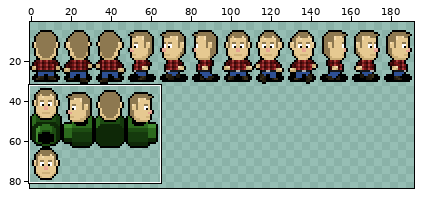
Two versions of one sprite sheet, game/assets/images/players/patrick.png. Above, an overview of the earlier version with the close-up marked.
Close-up. Earlier state:
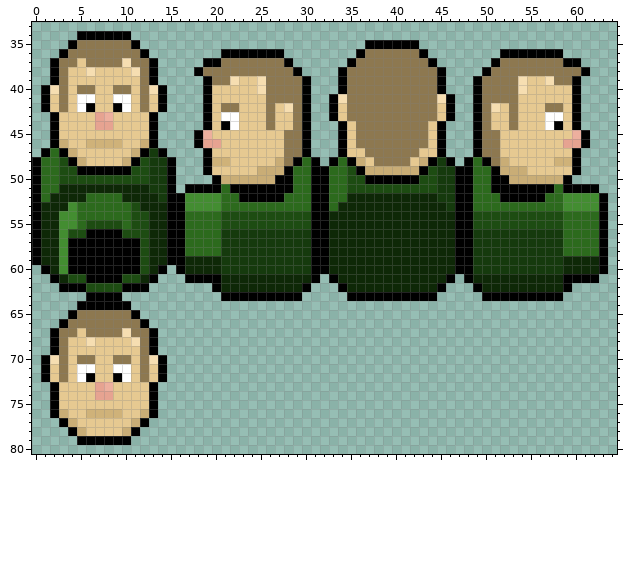
The file is 192x96 pixels. Colours within 5 levels of each other are drawn and written as one. Shown: x 0..64, y 33..80. The wide view leaves out empty margins. The commit also changed other parts of the picture, which this record leaves out.
Once edited:
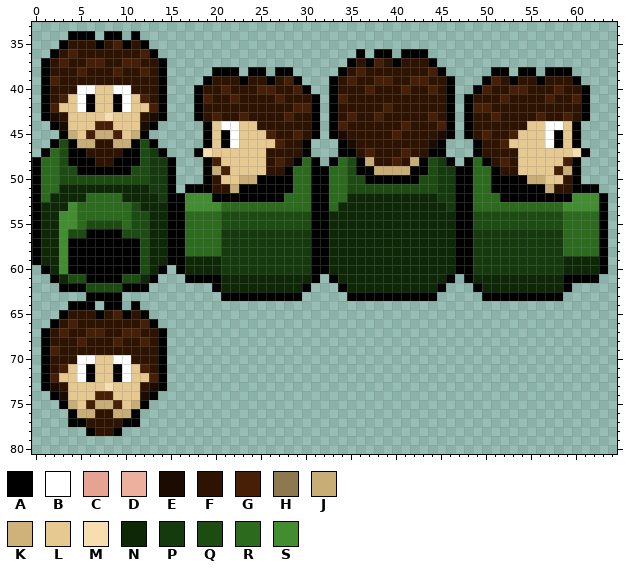
Palette (. is transparent): A #000000  B #ffffff  C #e6a391  D #edaf9e  E #1b0b00  F #2e1301  G #461f06  H #8d7850  J #c9ad76  K #cfb279  L #e6c991  M #f6deb1  N #0e2807  P #153a0d  Q #1d4c12  R #2c6a1d  S #438d31
From old to new:
@@ x 0..64 @@
 33 .................................................................
-34 .....AAAAAA......................................................
-35 ....AHHHHHHA.........................AAAAAA......................
-36 ...AHHHHHHHHA........AAAAAAA........AHHHHHHA........AAAAAAA......
-37 ..AHHLHHHHMHHA.....AAHHHHHHHA......AHHHHHHHHA......AHHHHHHHAA....
-38 ..AHLLMLLLLMHA....AHHHHHHHHHHA....AHHHHHHHHHHA....AHHHHHHHHHHA...
-39 ..AHLLLLLLLLHA.....AHHMLLMHHHHA...AHHHHHHHHHHA...AHHHHMLLMHHA....
-40 .AMHLHHLLHHLHMA....ALLLLLMHHHHA...AHHHHHHHHHHA...AHHHHMLLLLLA....
-41 .ALHLBBLLBBLHLA....ALLLLLLHHHHA..AMHHHHHHHHHHMA..AHHHHLLLLLLA....
-42 .ALHLBALLABLHLA....ALHHLLLHLMHA..ALHHHHHHHHHHLA..AHMLHLLLHHLA....
-43 ..ALLLLCDLLLLA.....ALBBLLLHLLHA..ALHHHHHHHHHHLA..AHLLHLLLBBLA....
-44 ..ALLLLCCLLLLA.....ALABLLLHLLHA...ALHHHHHHHHLA...AHLLHLLLBALA....
-45 ..ALLLLLLLLLLA....ADLLLLLLLLHHA...ALHHHHHHHHLA...AHHLLLLLLLLDA...
-46 ..AJLLKKKKLLJA....ACCLLLLLLLHHA...ALHHHHHHHHLA...AHHLLLLLLLCCA...
-47 .ARAJLLLLLLJAPA....ALLLLLLLLHHA...ALLHHHHHHLLA...AHHLLLLLLLLA....
-48 ARRQAJLLLLJAQPPA...AKKLLLLLJHARA.ARAJLHHHHLJAPA.ARAHJLLLLLKKA....
-49 ARRQQAAAAAAQQPPA...ALLLLLJJJARRAARRQAJJJJJJAQPPAARRAJJJLLLLLA....
-50 ARRQQQQQQQQQQPPA....AJJJJJJAARRAARRQQAAAAAAQQPPAARRAAJJJJJJA.....
-51 ARRNNNNNNNNNNPPA.AAAARAAAAAAARRAARRQQQQQQQQQQPPAARRAAAAAAARAAAA..
-52 ARNNNNRRRRNNNNPAASSSSRRAAAAARRRAARRNNNNNNNNNNPPAARRRAAAAARRSSSSA.
+34 ....AAA.AA.A.....................................................
+35 ...AFFFAFGAFA....................................................
+36 ..AFGFFFFFFFGA......................A.AA.AAA.....................
+37 .AFGFFGGFFGGFFA....................AFAGFAFFFA....................
+38 .AFFFGFFFGFFGFA.....AAA.AA.AA.....AFGFFFFFFFGA.....AA.AA.AAA.....
+39 .AGFFFFFFFFFFFA....AFFFAFFAFGA...AFGFFGGFFGGFFA...AGFAFFAFFFA....
+40 .AFFFBBLLBBFFFA...AFFGFFFGGFFGA..AFFFGFFFGFFGFA..AGFFGGFFFGFFA...
+41 .AFGLBALLABLGFA...AGFFGFFFFGFFFA.AGFFFFFFFFFFFA.AFFFGFFFFGFFGA...
+42 .AGLLBALLABLLGA...AFFFFFFFFFFGGA.AFFFFFGFFFFFFA.AGGFFFFFFFFFFA...
+43 .AEFLLLLMLLLFEA...AFGFFGFFFFGFFA.AFGFFGFFFFFGFA.AFFGFFFFGFFGFA...
+44 ..AELLLGGLLLEA.....ALBBLLFFFFFFA.AGFFFFFFGFFFGA.AFFFFFFLLBBLA....
+45 ...AJLGJJGLJA......ALABLLLGFFGFA.AEFFFFFGFFFFEA.AFGFFGLLLBALA....
+46 ..AQAJJFFJJAQA.....ALABLLLLGFFA...AEFFFFFFFFEA...AFFGLLLLBALA....
+47 .ARQAAFFFFAAQPA...AMLLLLLLFFFFA...AAFGFFFGFFAA...AFFFFLLLLLLMA...
+48 ARRQAAAFFAAAQPPA...AGLLLLLFGFARA.ARQAJFFGFJAQPA.ARAFGFLLLLLGA....
+49 ARRQQAAAAAAQQPPA...AJGLLLLFFARRAARRQAAJJJJAAQPPAARRAFFLLLLGJA....
+50 ARRQQQQQQQQQQPPA...AFLLJJAAAARRAARRQQAAAAAAQQPPAARRAAAAJJLLFA....
+51 ARRNNNNNNNNNNPPA.AAAFFJAAAAAARRAARRQQQQQQQQQQPPAARRAAAAAAJFFAAA..
+52 ARNNNNRRRRNNNNPAASSSAAAAAAAARRRAARRNNNNNNNNNNPPAARRRAAAAAAAASSSA.
 53 ANNNSRRRRRRQNNNAASSSSRRRRRRRRRRAARNNNNNNNNNNNNPAARRRRRRRRRRSSSSA.
@@ x 0..16 @@
 63 ......AAAA.......
-64 .....AAAAAA......
-65 ....AHHHHHHA.....
-66 ...AHHHHHHHHA....
-67 ..AHHLHHHHMHHA...
-68 ..AHLLMLLLLMHA...
-69 ..AHLLLLLLLLHA...
-70 .AMHLHHLLHHLHMA..
-71 .ALHLBBLLBBLHLA..
-72 .ALHLBALLABLHLA..
-73 ..ALLLLCDLLLLA...
-74 ..ALLLLCCLLLLA...
-75 ..ALLLLLLLLLLA...
-76 ..AJLLKKKKLLJA...
-77 ...AJLLLLLLJA....
-78 ....AJLLLLJA.....
-79 .....AAAAAA......
+64 ....AAA.AA.A.....
+65 ...AFFFAFGAFA....
+66 ..AFGFFFFFFFGA...
+67 .AFGFFGGFFGGFFA..
+68 .AFFFGFFFGFFGFA..
+69 .AGFFFFFFFFFFFA..
+70 .AFFFBBLLBBFFFA..
+71 .AFGLBALLABLGFA..
+72 .AGLLBALLABLLGA..
+73 .AEFLLLLMLLLFEA..
+74 ..AELLLGGLLLEA...
+75 ...AJLGJJGLJA....
+76 ....AJJFFJJA.....
+77 ....AAFFFFAA.....
+78 ......AFFA.......
+79 .................
 80 .................
